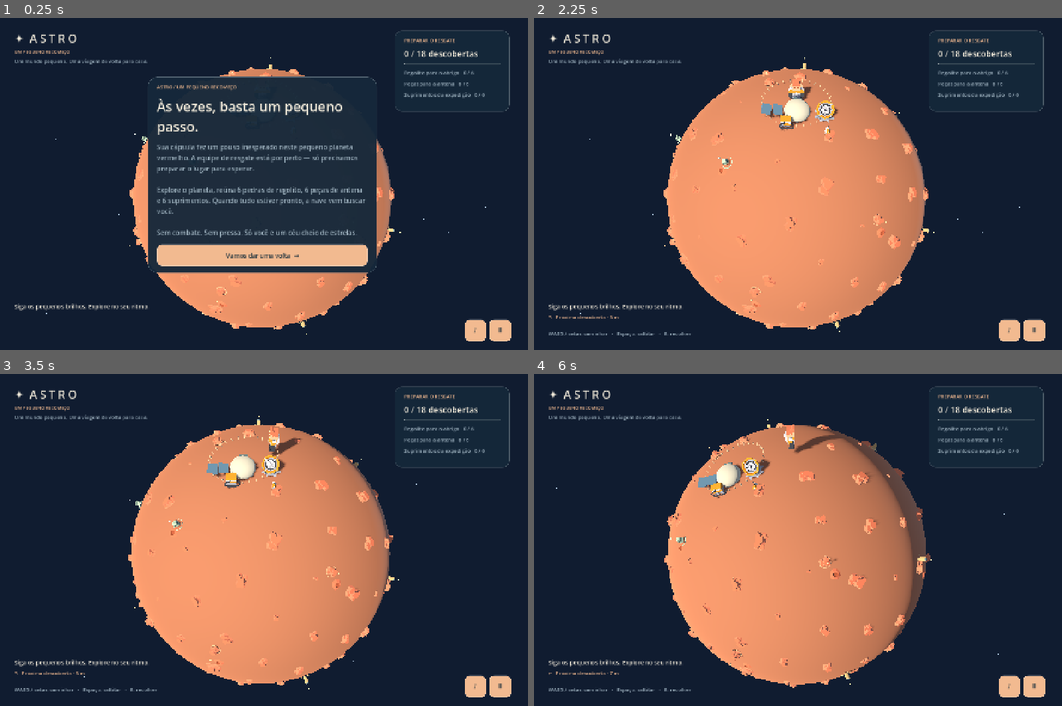
Above: before the commit, frames 1-4 (two rows, left to right).
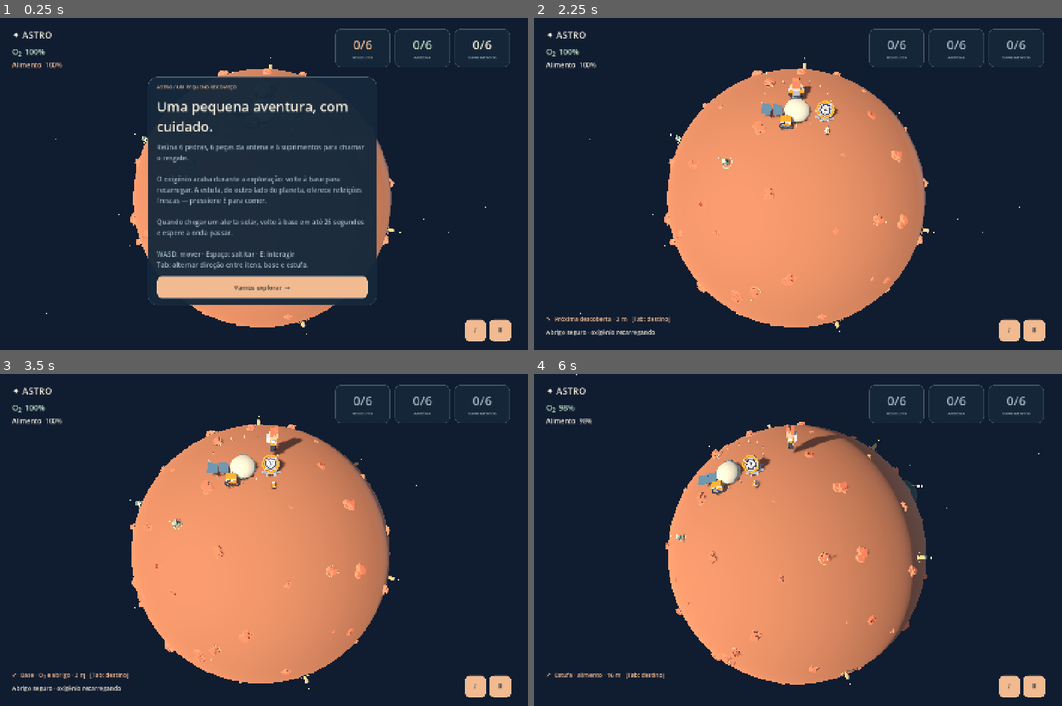
Above: after the commit, the same moments.

Repository: EduardoFagionatoFonseca/astro-missao-recomeco
Game: Godot game, scene res://scenes/main.tscn
The game is run twice, just before and just after one commit, with the same random seed, the same clock (stepped at 60 frames per second) and the same inputs.
Inputs:
- Up to frame 1 (0.25 s): no input
- Up to frame 2 (2.25 s): click "Ⅱ" at 0.5 s; click "♪" at 1.25 s; click "Vamos dar uma volta →" (after the commit: "Vamos explorar →") at 2 s
- Up to frame 3 (3.5 s): tap Enter at 2.75 s; hold D from 2.78 s (still down); tap Tab at 2.85 s; tap Space at 3.02 s
- Up to frame 4 (6 s): release D at 3.53 s; hold S 3.53-4.28 s; tap Tab at 3.6, 4.55, 5.3, 5.85 s; tap Space at 3.77, 5.27 s; hold D 4.28-5.03 s; hold Shift 4.28-5.03 s; hold W 5.03-5.78 s; tap E at 5.1 s; hold A from 5.78 s (still down)

The runs differ from the first frame. In frame 1, 12% of the frame differs, in the area x 2-97%, y 3-94%; in frame 2, 3.9%; in frame 3, 4.4%; in frame 4, 5.2%.

Commit message:
Fix astronaut facing, simplify objectives and add oxygen, greenhouse meals and solar shelter events

Diff:
--- a/scripts/main.gd
+++ b/scripts/main.gd
@@ -31,14 +31,11 @@
 var intro: PanelContainer
 var ending: PanelContainer
 var pause_panel: PanelContainer
-var progress_label: Label
 var counts: Array[Label] = []
-var objective_label: Label
 var tip_label: Label
 var compass_label: Label
 var toast_label: Label
 var toast_time := 0.0
-var progress_bar: ProgressBar
 var music: AudioStreamPlayer
 var sound: AudioStreamPlayer
 var muted := false
@@ -46,6 +43,20 @@
 var capture := false
 var check_time := 0.0
 var pad := Vector2.ZERO
+var oxygen := 100.0
+var food := 100.0
+var exposure := 0.0
+var camp_normal := Vector3(0.07, 1, 0.12).normalized()
+var garden_normal := Vector3(0.9, -0.15, -0.5).normalized()
+var solar_clock := 0.0
+var solar_phase := "calm"
+var solar_remaining := 70.0
+var oxygen_label: Label
+var food_label: Label
+var solar_label: Label
+var navigation := 0
+var rescues := 0
+var solar_wave: MeshInstance3D
 
 func _ready() -> void:
 	rng.seed = 60318
@@ -58,6 +69,8 @@
 	avatar = Node3D.new()
 	add_child(avatar)
 	astronaut = _asset("astronautA", avatar, 1.8)
+	# Kenney's astronaut faces +Z; the movement frame faces -Z.
+	astronaut.rotation.y = PI
 	avatar.position = normal * R
 	_align(avatar, normal, north)
 	camera = Camera3D.new()
@@ -73,6 +86,7 @@
 		_start()
 	if auto_check:
 		_assert_world()
+		_assert_survival()
 
 func _material(color: Color, glow: float = 0.0) -> StandardMaterial3D:
 	var mat := StandardMaterial3D.new()
@@ -180,26 +194,34 @@
 	var terrain := _mesh(self, mesh, Color("bd7f61"))
 	terrain.name = "LittleMars"
 	# All landmarks sit directly on the sphere; there is no flat hidden terrain.
-	for i in range(130):
-		var n := _fibonacci(i, 130)
+	for i in range(65):
+		var n := _fibonacci(i, 65)
 		if n.dot(Vector3.UP) > 0.975:
 			continue
 		var root := _surface(n)
 		root.rotate_object_local(Vector3.UP, rng.randf() * TAU)
 		var stone := _asset("rock_largeA", root, rng.randf_range(0.12, 0.65))
 		stone.scale *= Vector3(1.2, 0.7, 1.1)
-	for i in range(15):
-		var n := _fibonacci(i, 15)
+	for i in range(8):
+		var n := _fibonacci(i, 8)
 		if n.dot(Vector3.UP) > 0.93:
 			continue
 		var root := _surface(n)
 		var crater := _asset("craterLarge", root, 0.13)
 		crater.scale *= 0.85
-	for i in range(32):
-		var angle := float(i) / 32 * TAU
+	for i in range(16):
+		var angle := float(i) / 16 * TAU
 		var n := Vector3(sin(angle) * 0.22, 1.0, cos(angle) * 0.22).normalized()
 		var root := _surface(n)
 		_cylinder(root, 0.045, 0.23, Color("eac49e"), Vector3(0, 0.12, 0))
+	var wave_mesh := TorusMesh.new()
+	wave_mesh.inner_radius = R + 0.05
+	wave_mesh.outer_radius = R + 0.18
+	wave_mesh.rings = 72
+	wave_mesh.ring_segments = 8
+	solar_wave = _mesh(self, wave_mesh, PEACH)
+	solar_wave.material_override = _material(Color("efac76"), 0.5)
+	solar_wave.hide()
 
 func _fibonacci(i: int, count: int) -> Vector3:
 	var y := 1.0 - (float(i) + 0.5) / float(count) * 2.0
@@ -208,7 +230,7 @@
 	return Vector3(cos(a) * r, y, sin(a) * r)
 
 func _build_camp() -> void:
-	var camp := _surface(Vector3(0.07, 1, 0.12).normalized())
+	var camp := _surface(camp_normal)
 	var dome := _ball(camp, 0.95, Color("d5d8c6"), Vector3(-0.8, 0.33, 0))
 	dome.scale.y = 0.75
 	_box(camp, Vector3(0.6, 0.65, 0.35), Color("617e86"), Vector3(-0.8, 0.32, -0.8))
@@ -220,6 +242,25 @@
 		var panel := _box(camp, Vector3(0.7, 0.07, 0.9), Color("648eab"), Vector3(-2.2 - i * 0.8, 0.32, 0))
 		panel.rotation.z = -0.2
 		_cylinder(camp, 0.04, 0.3, CREAM, Vector3(-2.2 - i * 0.8, 0.15, 0))
+	var garden := _surface(garden_normal)
+	_cylinder(garden, 1.5, 0.18, Color("738a7c"), Vector3(0, 0.09, 0))
+	var glass := _ball(garden, 1.4, Color("a9d0bc"), Vector3(0, 0.55, 0))
+	glass.scale.y = 0.7
+	var glass_mat := _material(Color(0.61, 0.82, 0.73, 0.3))
+	glass_mat.transparency = BaseMaterial3D.TRANSPARENCY_ALPHA
+	glass.material_override = glass_mat
+	for x in [-0.65, 0.0, 0.65]:
+		_box(garden, Vector3(0.4, 0.2, 1.2), Color("766d55"), Vector3(x, 0.3, 0))
+		for z in [-0.4, 0.0, 0.4]:
+			_ball(garden, 0.18, Color("87b17b"), Vector3(x, 0.65, z))
+	_box(garden, Vector3(0.65, 0.8, 0.22), Color("5d8b7c"), Vector3(0, 0.4, -1.25))
+	var sign := Label3D.new()
+	sign.text = "ESTUFA"
+	sign.font_size = 42
+	sign.pixel_size = 0.008
+	sign.position = Vector3(0, 1.9, 0)
+	sign.billboard = BaseMaterial3D.BILLBOARD_ENABLED
+	garden.add_child(sign)
 
 func _build_items() -> void:
 	for i in range(TOTAL):
@@ -271,6 +312,7 @@
 		return
 	elapsed += delta
 	_update_movement(delta)
+	_update_survival(delta)
 	_update_items(delta)
 	_update_ship(delta)
 	_update_hud(delta)
@@ -286,7 +328,7 @@
 	var old := normal
 	var forward := camera.global_basis.y.slide(normal).normalized()
 	if forward.length() < 0.1: forward = north
-	var right := forward.cross(normal).normalized()
+	var right := camera.global_basis.x.slide(normal).normalized()
 	var direction := (right * input.x + forward * input.y)
 	if direction.length() > 0.05:
 		var speed := 3.0
@@ -336,6 +378,12 @@
 			tip_label.text = "WASD / setas: caminhar   ·   Espaço: saltitar   ·   E: recolher"
 	if ship_landed:
 		tip_label.text = "O resgate chegou! Aproxime-se da nave e pressione E para embarcar."
+	elif _at_garden():
+		tip_label.text = "[ E ] Comer na estufa · reabastecer alimentos"
+	elif _at_camp():
+		tip_label.text = "Abrigo seguro · oxigênio recarregando"
+	elif near < 0 or normal.dot(items[near].normal) <= cos(1.25 / R):
+		tip_label.text = ""
 
 func _collect(index: int) -> void:
 	if index < 0 or items[index].taken: return
@@ -388,14 +436,86 @@
 			hop_velocity = 2.4
 		if event.physical_keycode == KEY_E:
 			_interact()
+		if event.physical_keycode == KEY_TAB:
+			navigation = (navigation + 1) % 3
 
 func _interact() -> void:
+	if _at_garden() and food < 99.0:
+		food = 100.0
+		_chime(550)
+		_toast("Uma refeição fresca. Alimentos reabastecidos.")
+		return
 	if ship_landed and normal.dot(ship_normal) > 0.975:
 		_finish()
 		return
 	var near := _nearest()
 	if near >= 0 and normal.dot(items[near].normal) > cos(1.25 / R):
 		_collect(near)
+
+func _at_camp() -> bool:
+	return normal.dot(camp_normal) > cos(2.7 / R)
+
+func _at_garden() -> bool:
+	return normal.dot(garden_normal) > cos(2.4 / R)
+
+func _update_survival(delta: float) -> void:
+	if _at_camp():
+		oxygen = minf(100.0, oxygen + delta * 22.0)
+		exposure = maxf(0.0, exposure - delta * 20.0)
+	else:
+		oxygen = maxf(0.0, oxygen - delta * 1.5)
+	food = maxf(0.0, food - delta * 0.55)
+	solar_clock += delta
+	if solar_phase == "calm":
+		solar_remaining = 70.0 - solar_clock
+		if solar_remaining <= 0.0:
+			solar_phase = "warning"
+			solar_clock = 0.0
+			solar_remaining = 25.0
+			_toast("Alerta solar! Você tem 25 segundos para voltar ao abrigo da base.")
+	elif solar_phase == "warning":
+		solar_remaining = 25.0 - solar_clock
+		if solar_remaining <= 0.0:
+			solar_phase = "active"
+			solar_clock = 0.0
+			solar_remaining = 20.0
+			_toast("Onda de radiação em curso. Permaneça na base até o sinal verde.")
+	else:
+		solar_remaining = 20.0 - solar_clock
+		if not _at_camp(): exposure = minf(100.0, exposure + delta * 9.0)
+		if solar_remaining <= 0.0:
+			solar_phase = "calm"
+			solar_clock = 0.0
+			solar_remaining = 70.0
+			exposure = 0.0
+			_toast("A onda passou. É seguro explorar novamente.")
+	solar_wave.visible = solar_phase == "active"
+	if solar_wave.visible:
+		var latitude := cos(clampf(solar_clock / 20.0, 0, 1) * PI)
+		solar_wave.position.y = latitude * R
+		var ring_scale := maxf(0.03, sqrt(maxf(0, 1.0 - latitude * latitude)))
+		solar_wave.scale = Vector3(ring_scale, 1, ring_scale)
+	if oxygen <= 0.0:
+		_emergency_return("Oxigênio esgotado. O traje levou você de volta ao abrigo.")
+	elif food <= 0.0:
+		_emergency_return("Você ficou sem energia. Após descansar, visite a estufa para comer.")
+	elif exposure >= 100.0:
+		_emergency_return("Exposição solar alta. Retorno de emergência ao abrigo.")
+
+func _emergency_return(reason: String) -> void:
+	rescues += 1
+	normal = camp_normal
+	north = Vector3.FORWARD.slide(normal).normalized()
+	hop = 0.0
+	hop_velocity = 0.0
+	oxygen = 100.0
+	food = maxf(food, 35.0)
+	exposure = 0.0
+	avatar.position = normal * R
+	_align(avatar, normal, north)
+	camera.position = normal * 32.0 - north * 24.0
+	camera.look_at(normal * 2.0, north)
+	_toast(reason + " Seus itens foram preservados.")
 
 func _style(color: Color, border := Color.TRANSPARENT, radius := 18) -> StyleBoxFlat:
 	var box := StyleBoxFlat.new()
@@ -452,57 +572,53 @@
 	hud = CanvasLayer.new()
 	add_child(hud)
 	var root := Control.new()
-	root.set_anchors_and_offsets_preset(Control.PRESET_FULL_RECT)
 	root.mouse_filter = Control.MOUSE_FILTER_IGNORE
 	hud.add_child(root)
-	var header := VBoxContainer.new()
-	header.position = Vector2(48, 34)
-	header.add_theme_constant_override("separation", 7)
-	root.add_child(header)
-	header.add_child(_label("✦  A S T R O", 30))
-	header.add_child(_label("UM PEQUENO RECOMEÇO", 12, PEACH))
-	header.add_child(_label("Um mundo pequeno. Uma viagem de volta para casa.", 14, MUTED))
-	var card := PanelContainer.new()
-	card.position = Vector2(1080, 34)
-	card.size = Vector2(310, 220)
-	card.add_theme_stylebox_override("panel", _style(Color("15283ae8"), Color("4c5c68")))
-	root.add_child(card)
-	var v := VBoxContainer.new()
-	v.add_theme_constant_override("separation", 10)
-	card.add_child(v)
-	v.add_child(_label("PREPARAR O RESGATE", 13, PEACH))
-	progress_label = _label("0 / 18 descobertas", 23)
-	v.add_child(progress_label)
-	progress_bar = ProgressBar.new()
-	progress_bar.max_value = TOTAL
-	progress_bar.show_percentage = false
-	progress_bar.custom_minimum_size.y = 6
-	var bar_background := _style(Color("354754"), Color.TRANSPARENT, 3)
-	var bar_fill := _style(MINT, Color.TRANSPARENT, 3)
-	for bar_style in [bar_background, bar_fill]:
-		bar_style.content_margin_left = 0
-		bar_style.content_margin_right = 0
-		bar_style.content_margin_top = 0
-		bar_style.content_margin_bottom = 0
-	progress_bar.add_theme_stylebox_override("background", bar_background)
-	progress_bar.add_theme_stylebox_override("fill", bar_fill)
-	v.add_child(progress_bar)
-	for text in ["Regolito para o abrigo", "Peças para a antena", "Suprimentos da expedição"]:
-		var line := _label(text + "   0 / 6", 14, MUTED)
-		counts.append(line)
-		v.add_child(line)
-	objective_label = _label("Siga os pequenos brilhos. Explore no seu ritmo.", 16, CREAM)
-	objective_label.position = Vector2(48, 770)
-	root.add_child(objective_label)
-	compass_label = _label("", 14, PEACH)
-	compass_label.position = Vector2(48, 801)
+	var logo := _label("✦ ASTRO", 25)
+	logo.position = Vector2(42, 28)
+	root.add_child(logo)
+	var vitals := VBoxContainer.new()
+	vitals.position = Vector2(42, 76)
+	vitals.add_theme_constant_override("separation", 8)
+	root.add_child(vitals)
+	oxygen_label = _label("O₂  100%", 21, MINT)
+	food_label = _label("Alimento  100%", 18, PEACH)
+	vitals.add_child(oxygen_label)
+	vitals.add_child(food_label)
+	var objectives := HBoxContainer.new()
+	objectives.position = Vector2(917, 30)
+	objectives.add_theme_constant_override("separation", 12)
+	root.add_child(objectives)
+	var names := ["REGOLITO", "ANTENA", "SUPRIMENTOS"]
+	for i in range(3):
+		var card := PanelContainer.new()
+		card.custom_minimum_size = Vector2(150, 100)
+		card.add_theme_stylebox_override("panel", _style(Color("15283ad9"), Color("425665"), 15))
+		objectives.add_child(card)
+		var column := VBoxContainer.new()
+		card.add_child(column)
+		var count_label := _label("0/6", 34, [PEACH, MINT, CREAM][i])
+		count_label.horizontal_alignment = HORIZONTAL_ALIGNMENT_CENTER
+		counts.append(count_label)
+		column.add_child(count_label)
+		var name_label := _label(names[i], 11, MUTED)
+		name_label.horizontal_alignment = HORIZONTAL_ALIGNMENT_CENTER
+		column.add_child(name_label)
+	solar_label = _label("", 19, PEACH)
+	solar_label.position = Vector2(330, 45)
+	solar_label.size = Vector2(570, 70)
+	solar_label.horizontal_alignment = HORIZONTAL_ALIGNMENT_CENTER
+	solar_label.autowrap_mode = TextServer.AUTOWRAP_WORD_SMART
+	root.add_child(solar_label)
+	compass_label = _label("", 16, PEACH)
+	compass_label.position = Vector2(42, 804)
 	root.add_child(compass_label)
-	tip_label = _label("", 14, MUTED)
-	tip_label.position = Vector2(48, 846)
+	tip_label = _label("", 16, CREAM)
+	tip_label.position = Vector2(42, 840)
 	root.add_child(tip_label)
 	toast_label = _label("", 17, MINT)
-	toast_label.position = Vector2(380, 138)
-	toast_label.size = Vector2(680, 75)
+	toast_label.position = Vector2(340, 138)
+	toast_label.size = Vector2(740, 75)
 	toast_label.horizontal_alignment = HORIZONTAL_ALIGNMENT_CENTER
 	toast_label.autowrap_mode = TextServer.AUTOWRAP_WORD_SMART
 	root.add_child(toast_label)
@@ -514,12 +630,12 @@
 	mute_button.position = Vector2(1268, 817)
 	mute_button.custom_minimum_size.x = 54
 	root.add_child(mute_button)
-	intro = _modal("Às vezes, basta um pequeno passo.", "Sua cápsula fez um pouso inesperado neste pequeno planeta vermelho. A equipe de resgate está por perto — só precisamos preparar o lugar para esperar.\n\nExplore o planeta, reúna 6 pedras de regolito, 6 peças de antena e 6 suprimentos. Quando tudo estiver pronto, a nave vem buscar você.\n\nSem combate. Sem pressa. Só você e um céu cheio de estrelas.")
-	intro.get_child(0).add_child(_button("Vamos dar uma volta  →", _start))
-	pause_panel = _modal("Uma pausa entre as estrelas.", "Seu pequeno planeta espera por você.\n\nWASD ou setas: caminhar\nEspaço: saltitar · E: recolher / embarcar\nShift: caminhar mais rápido · Esc: pausar\n♪: ligar ou desligar a música")
+	intro = _modal("Uma pequena aventura, com cuidado.", "Reúna 6 pedras, 6 peças da antena e 6 suprimentos para chamar o resgate.\n\nO oxigênio acaba durante a exploração: volte à base para recarregar. A estufa, do outro lado do planeta, oferece refeições frescas — pressione E para comer.\n\nQuando chegar um alerta solar, volte à base em até 25 segundos e espere a onda passar.\n\nWASD: mover · Espaço: saltitar · E: interagir\nTab: alternar direção entre itens, base e estufa.")
+	intro.get_child(0).add_child(_button("Vamos explorar  →", _start))
+	pause_panel = _modal("Uma pausa entre as estrelas.", "WASD ou setas: caminhar\nEspaço: saltitar · E: recolher, comer ou embarcar\nTab: apontar para itens, base ou estufa\nShift: andar mais rápido · Esc: pausar\n\nA base repõe oxigênio e protege da radiação.\nA estufa fornece alimentos, mas não é um abrigo solar.")
 	pause_panel.get_child(0).add_child(_button("Continuar explorando  →", _toggle_pause))
 	pause_panel.hide()
-	ending = _modal("Toda pequena descoberta conta.", "Você preparou um abrigo com regolito, recuperou as peças da antena e reuniu suprimentos para esperar em segurança.\n\nNa exploração espacial, proteção, comunicação e reservas fazem parte do caminho para casa.\n\nObrigado por cuidar deste pequeno mundo.")
+	ending = _modal("Toda pequena descoberta conta.", "Você reuniu materiais para o resgate e cuidou das reservas do traje.\n\nOxigênio exige planejamento de ida e volta. Alimentos sustentam a exploração. Um abrigo adequado protege da radiação.\n\nSua viagem de volta para casa começa agora.")
 	ending.get_child(0).add_child(_button("Explorar outra vez  ↻", func(): get_tree().reload_current_scene()))
 	ending.hide()
 
@@ -533,27 +649,42 @@
 	pause_panel.visible = paused
 
 func _update_hud(delta: float) -> void:
-	progress_label.text = str(collected) + " / 18 descobertas"
-	progress_bar.value = collected
-	var names := ["Regolito para o abrigo", "Peças para a antena", "Suprimentos da expedição"]
 	for i in range(3):
-		counts[i].text = names[i] + "   " + str(found[i]) + " / 6"
+		counts[i].text = str(found[i]) + "/6"
 		counts[i].add_theme_color_override("font_color", MINT if found[i] == 6 else MUTED)
+	oxygen_label.text = "O₂  " + str(ceili(oxygen)) + "%"
+	food_label.text = "Alimento  " + str(ceili(food)) + "%"
+	oxygen_label.add_theme_color_override("font_color", PEACH if oxygen < 35 else MINT)
+	food_label.add_theme_color_override("font_color", PEACH if food < 30 else CREAM)
+	solar_label.text = ""
+	if solar_phase == "warning":
+		solar_label.text = "☼ ALERTA SOLAR · " + str(ceili(solar_remaining)) + " s para buscar abrigo"
+	elif solar_phase == "active":
+		solar_label.text = ("☼ PROTEGIDO NA BASE" if _at_camp() else "☼ RADIAÇÃO · VOLTE À BASE") + " · " + str(ceili(solar_remaining)) + " s"
 	toast_time = maxf(0, toast_time - delta)
 	toast_label.modulate.a = minf(1.0, toast_time)
 	var near := _nearest()
-	if near >= 0:
-		var direction: Vector3 = items[near].normal.slide(normal).normalized()
+	var target := Vector3.ZERO
+	var target_name := "Próxima descoberta"
+	if near >= 0: target = items[near].normal
+	if navigation == 1 or oxygen < 35 or solar_phase != "calm":
+		target = camp_normal
+		target_name = "Base · O₂ e abrigo"
+	elif navigation == 2 or food < 30:
+		target = garden_normal
+		target_name = "Estufa · alimento"
+	if ship != null and solar_phase == "calm" and oxygen >= 35:
+		target = ship_normal
+		target_name = "Nave de resgate"
+	if target != Vector3.ZERO:
+		var direction: Vector3 = target.slide(normal).normalized()
 		var right := camera.global_basis.x.slide(normal).normalized()
 		var up := camera.global_basis.y.slide(normal).normalized()
 		var angle := rad_to_deg(atan2(direction.dot(right), direction.dot(up)))
 		var arrows := ["↑", "↗", "→", "↘", "↓", "↙", "←", "↖"]
 		var arrow_index := posmod(roundi(angle / 45.0), 8)
-		var distance := acos(clampf(normal.dot(items[near].normal), -1, 1)) * R
-		compass_label.text = arrows[arrow_index] + "  Próxima descoberta · " + str(roundi(distance)) + " m"
-	elif ship != null:
-		objective_label.text = "Seu sinal atravessou as estrelas. O resgate está aqui."
-		compass_label.text = "Resgate pousando…" if not ship_landed else "Nave pronta · aproxime-se e pressione E"
+		var distance := acos(clampf(normal.dot(target), -1, 1)) * R
+		compass_label.text = arrows[arrow_index] + "  " + target_name + " · " + str(roundi(distance)) + " m   [Tab: destino]"
 
 func _toast(message: String) -> void:
 	toast_label.text = message
@@ -621,6 +752,17 @@
 		kinds[item.kind] += 1
 	assert(kinds == [6, 6, 6])
 	assert(absf(avatar.position.length() - R) < 0.01)
+	for input_direction in [Vector2(0, 1), Vector2(0, -1), Vector2(1, 0), Vector2(-1, 0)]:
+		normal = Vector3.UP
+		north = Vector3.FORWARD
+		camera.position = normal * 32.0 - north * 24.0
+		camera.look_at(normal * 2.0, north)
+		var expected: Vector3 = (camera.basis.x.slide(normal).normalized() * input_direction.x + camera.basis.y.slide(normal).normalized() * input_direction.y).normalized()
+		pad = input_direction
+		_update_movement(0.02)
+		assert((normal - Vector3.UP).normalized().dot(expected) > 0.99)
+		# Kenney +Z must face the same way as the actual displacement.
+		assert((avatar.basis * astronaut.basis * Vector3.BACK).normalized().dot(expected) > 0.99)
 	var crossed_hemisphere := false
 	pad = Vector2(0, 1)
 	for i in range(1800):
@@ -636,3 +778,52 @@
 	_align(avatar, normal, north)
 	camera.position = normal * 32.0 - north * 24.0
 	camera.look_at(normal * 2.0, north)
+
+func _assert_survival() -> void:
+	normal = Vector3.DOWN
+	oxygen = 100
+	food = 100
+	_update_survival(10)
+	assert(oxygen == 85.0)
+	assert(food < 100.0)
+	normal = camp_normal
+	_update_survival(1)
+	assert(oxygen == 100.0)
+	normal = garden_normal
+	food = 20
+	_interact()
+	assert(food == 100.0)
+	solar_clock = 69.9
+	solar_phase = "calm"
+	_update_survival(0.2)
+	assert(solar_phase == "warning")
+	solar_clock = 24.9
+	_update_survival(0.2)
+	assert(solar_phase == "active")
+	exposure = 0
+	normal = Vector3.DOWN
+	_update_survival(1)
+	assert(exposure > 0)
+	normal = camp_normal
+	_update_survival(1)
+	assert(exposure == 0.0)
+	solar_clock = 19.9
+	_update_survival(0.2)
+	assert(solar_phase == "calm")
+	normal = Vector3.DOWN
+	oxygen = 0.01
+	var before := collected
+	_update_survival(0.1)
+	assert(_at_camp() and oxygen == 100.0 and collected == before)
+	food = 0.01
+	_update_survival(0.1)
+	assert(food >= 35.0)
+	assert(not _at_garden())
+	food = 100
+	oxygen = 100
+	exposure = 0
+	solar_clock = 0
+	solar_phase = "calm"
+	solar_remaining = 70
+	toast_time = 0
+	print("PASS: camera-relative movement and facing in four directions; oxygen, meals, solar warning, exposure, shelter and emergency return")
Not shown, changed: README.md
Not shown, changed: docs/VALIDATION.md
